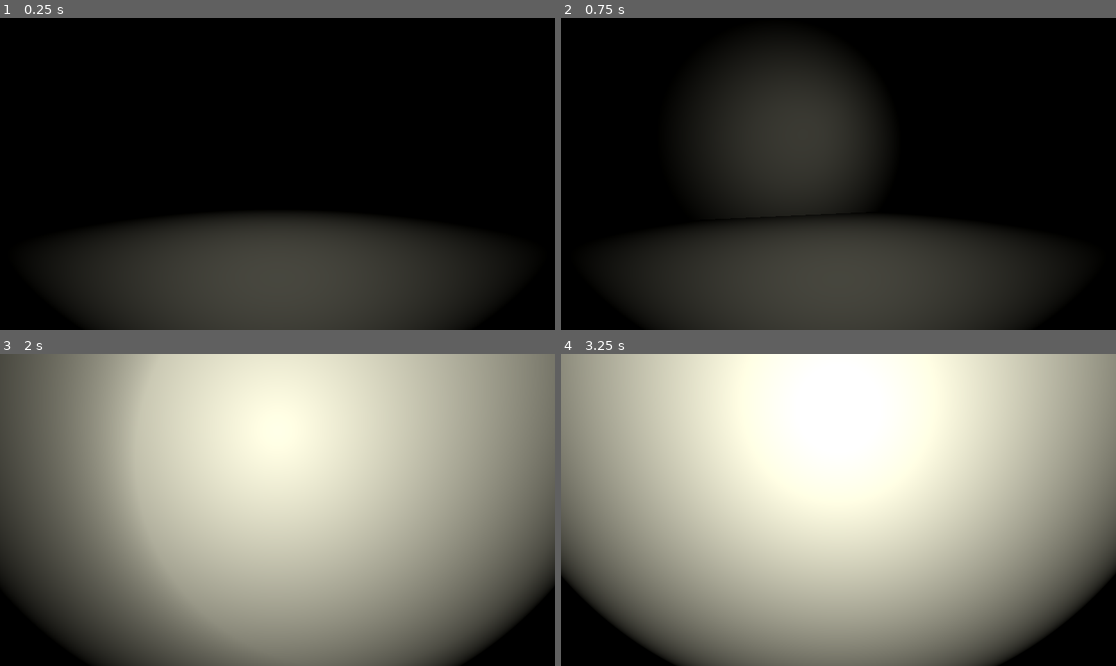
Above: before the commit, frames 1-4 (two rows, left to right).
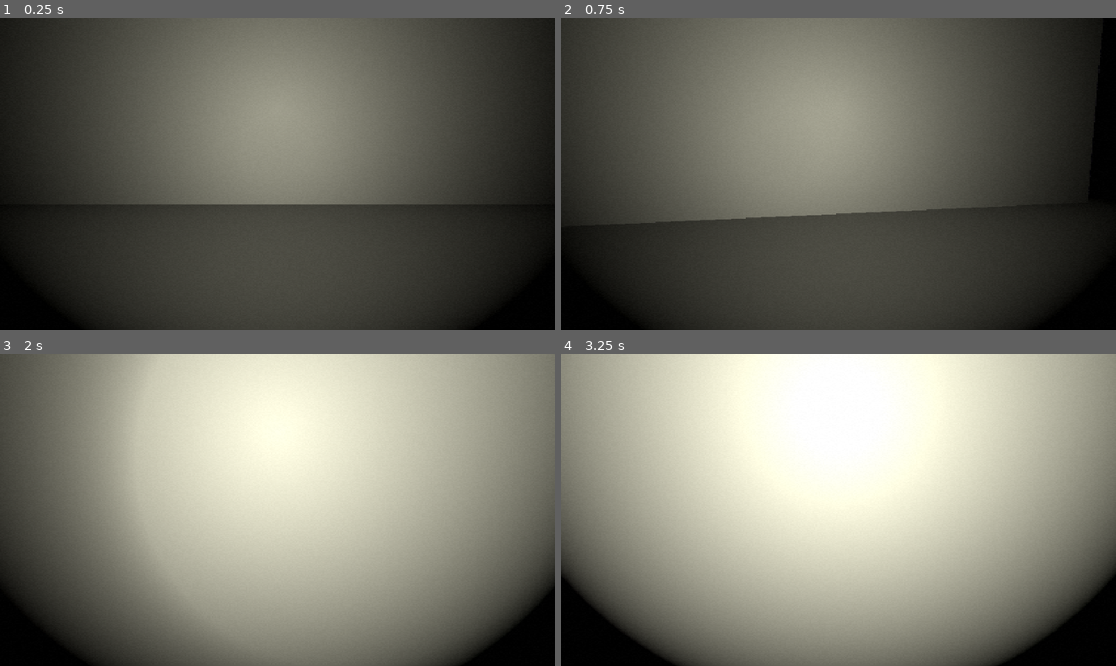
Above: after the commit, the same moments.

Repository: nyayat/Occuloss
Game: Godot game, scene res://Scenes/House.tscn
Same seed, same stepped clock (60 frames per second), same inputs: the game is played once before the commit and once after it.
Inputs (mouse positions are in pixels of both pictures, inside the frame that each line leads up to):
- Up to frame 1 (0.25 s): no input
- Up to frame 2 (0.75 s): tap Enter at 0.5 s; move the mouse to (866, 174) at 0.52 s; hold Up (forward) from 0.53 s (still down)
- Up to frame 3 (2 s): keep holding Up (forward); tap Space (jump) at 0.77, 1.52 s; move the mouse to (249, 510) at 1.27 s
- Up to frame 4 (3.25 s): keep holding Up (forward); move the mouse to (849, 503) at 2.02 s; tap Space (jump) at 2.75, 3.02 s; move the mouse to (832, 516) at 2.77 s

The runs differ from the first frame. In frame 1, 66% of the frame differs, in the area x 0-100%, y 0-72%; in frame 2, 65%; in frame 3, less than 0.1%; in frame 4, less than 0.1%.

Commit message:
✨feature: Shaders effect vhs

Diff:
--- a/Scenes/House.tscn
+++ b/Scenes/House.tscn
@@ -1,11 +1,26 @@
-[gd_scene load_steps=8 format=3 uid="uid://8ndhyxhd6shg"]
+[gd_scene load_steps=10 format=3 uid="uid://8ndhyxhd6shg"]
 
 [ext_resource type="Script" uid="uid://cg254yafrnc7p" path="res://Scripts/FirstPerson.gd" id="1_xvb4y"]
 [ext_resource type="Script" uid="uid://bxhc30251ktjy" path="res://Scripts/Ennemy.gd" id="2_ftrsn"]
+[ext_resource type="Shader" uid="uid://c2t7ewleqsft0" path="res://Scripts/ViewShader.gdshader" id="2_q8l06"]
 
 [sub_resource type="CapsuleMesh" id="CapsuleMesh_t7fwh"]
 
 [sub_resource type="CapsuleShape3D" id="CapsuleShape3D_t7fwh"]
+
+[sub_resource type="ShaderMaterial" id="ShaderMaterial_c8aik"]
+shader = ExtResource("2_q8l06")
+shader_parameter/shake = 0.015
+shader_parameter/noiseQuality = 191.2
+shader_parameter/noiseIntensity = 0.001
+shader_parameter/offsetIntensity = 0.0
+shader_parameter/colorOffsetIntensity = 0.1
+shader_parameter/pixelSize = 375.0
+shader_parameter/grainIntensity = 0.025
+shader_parameter/use_overlay = true
+shader_parameter/use_lens_distortion = true
+shader_parameter/overlay_color = Color(1, 1, 1, 10)
+shader_parameter/lens_distortion_strength = 0.0
 
 [sub_resource type="NavigationMesh" id="NavigationMesh_ftrsn"]
 vertices = PackedVector3Array(8.55149, -0.544334, -5.07004, 8.55149, -0.544334, -29.57, -29.6985, -0.544334, -29.57, -2 …(499 unchanged characters)…
@@ -49,10 +64,15 @@
 light_energy = 1.564
 light_size = 1.0
 light_specular = 5.423
-spot_range = 8.0
+spot_range = 15.0
 spot_attenuation = 0.45
 spot_angle = 52.5
 spot_angle_attenuation = 1.7411
+
+[node name="ColorRect" type="ColorRect" parent="FPPlayer/Camera3D"]
+material = SubResource("ShaderMaterial_c8aik")
+offset_right = 1154.0
+offset_bottom = 645.0
 
 [node name="Ennemy" type="CharacterBody3D" parent="." node_paths=PackedStringArray("player", "camera", "spot_light")]
 transform = Transform3D(1, 0, 0, 0, 1, 0, 0, 0, 1, 0, 0, -11.8416)
--- /dev/null
+++ b/Scripts/ViewShader.gdshader
@@ -0,0 +1,93 @@
+shader_type canvas_item;
+
+uniform float shake: hint_range(0, 10) = 0.015;
+uniform float noiseQuality: hint_range(0.1, 250, 0.1) = 250;
+uniform float noiseIntensity: hint_range(0, 0.05, 0.001) = 0.001;
+uniform float offsetIntensity: hint_range(0, 0.05, 0.0001) = 0.0045;
+uniform float colorOffsetIntensity: hint_range(0.1, 1.5, 0.001) = 0.2;
+uniform float pixelSize: hint_range(1, 1024) = 200.0;
+uniform float grainIntensity: hint_range(0, 1) = 0.04; // Intensity of film grain
+
+uniform sampler2D screen_texture : hint_screen_texture, repeat_disable, filter_nearest;
+uniform sampler2D overlay_texture : hint_default_transparent;
+uniform bool use_overlay = true; // Toggle for using overlay texture
+uniform bool use_lens_distortion = true; // Toggle for using lens distortion
+
+uniform vec4 overlay_color : source_color = vec4(1.0, 1.0, 1.0, 10.0); // Allow changing overlay color
+uniform float lens_distortion_strength: hint_range(0, 0.1) = 0.05; // Strength of lens distortion effect
+
+varying vec2 previous_pos; // Previous fragment position
+
+float rand(vec2 co)
+{
+    return fract(sin(dot(co.xy, vec2(12.9898, 78.233))) * 43758.5453);
+}
+
+float verticalBar(float pos, float uvY, float offset)
+{
+    float edge0 = (pos - shake);
+    float edge1 = (pos + shake);
+
+    float x = smoothstep(edge0, pos, uvY) * offset;
+    x -= smoothstep(pos, edge1, uvY) * offset;
+    return x;
+}
+
+void fragment() {
+    vec2 iResolution = 1.0 / SCREEN_PIXEL_SIZE;
+    vec2 uv = FRAGCOORD.xy / iResolution.xy;
+
+    // Calculate velocity
+    vec2 velocity = uv - previous_pos;
+
+    // Apply pixelation effect
+    uv = floor(uv * pixelSize) / pixelSize;
+
+    // Add vertical bars distortion
+    for (float i = 0.0; i < 0.71; i += 0.1313)
+    {
+        float d = mod(TIME * i, 1.7);
+        float o = sin(1.0 - tan(TIME * 0.24 * i));
+        o *= offsetIntensity;
+        uv.x += verticalBar(d, uv.y, o);
+    }
+
+    // Add noise distortion
+    float uvY = uv.y * noiseQuality;
+    uvY = float(int(uvY)) * (1.0 / noiseQuality);
+    float noise = rand(vec2(TIME * 0.00001, uvY));
+    uv.x += noise * noiseIntensity;
+
+    // Add color offset distortion
+    vec2 offsetR = vec2(0.006 * sin(TIME), 0.0) * colorOffsetIntensity;
+    vec2 offsetG = vec2(0.0073 * cos(TIME * 0.97), 0.0) * colorOffsetIntensity;
+
+    float r = texture(screen_texture, uv + offsetR).r;
+    float g = texture(screen_texture, uv + offsetG).g;
+    float b = texture(screen_texture, uv).b;
+
+    vec4 tex = vec4(r, g, b, 1.0);
+
+    // Overlay with an optional texture
+    if (use_overlay) {
+        vec4 overlayColor = texture(overlay_texture, uv) * overlay_color; // Apply overlay color
+        tex = mix(tex, overlayColor, overlayColor.a);
+    }
+
+    // Add film grain
+    float grain = rand(uv) * 2.0 - 1.0; // Range from -1 to 1
+    tex.rgb += grainIntensity * grain;
+
+    // Apply lens distortion
+    if (use_lens_distortion) {
+        vec2 distortion = uv * lens_distortion_strength * (uv - 1.0);
+        vec4 distorted_tex = texture(screen_texture, uv + distortion);
+        tex = mix(tex, distorted_tex, 0.5);
+    }
+
+    // Apply final color
+    COLOR = tex;
+
+    // Store current position for next frame
+    previous_pos = FRAGCOORD.xy / iResolution.xy;
+}
Not shown, added: Scripts/ViewShader.gdshader.uid
Not shown, added: Credits.md
